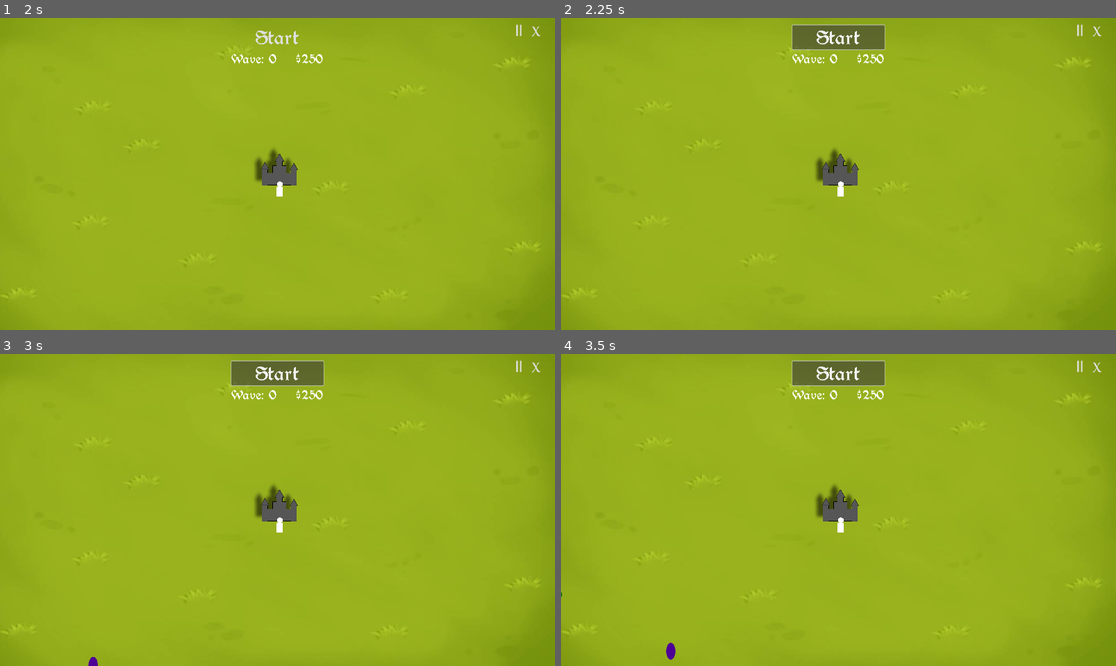
Above: before the commit, frames 1-4 (two rows, left to right).
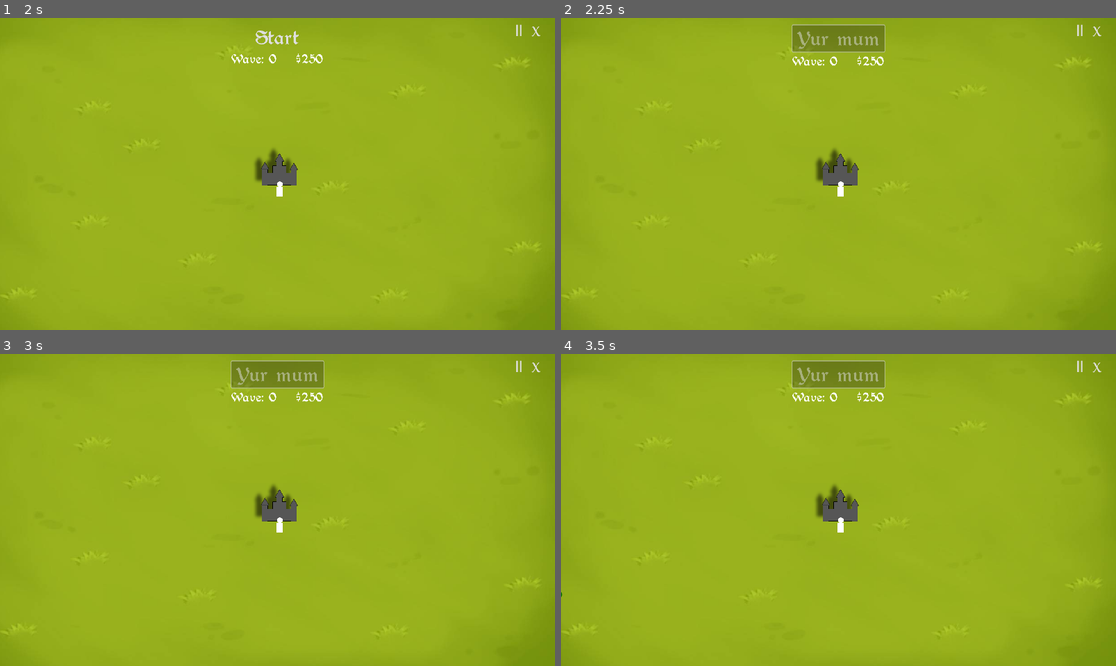
Above: after the commit, the same moments.

Repository: therealallaner/Fantasy-Tower-Defense
Game: Godot game, scene res://Scenes/TitleScreen.tscn
The game is run twice, just before and just after one commit, with the same random seed, the same clock (stepped at 60 frames per second) and the same inputs.
Inputs (mouse positions are in pixels of both pictures, inside the frame that each line leads up to):
- Up to frame 1 (2 s): click "Play" at 0.5 s; click "Army 1" at 1.25 s
- Up to frame 2 (2.25 s): click "Start" at 2 s
- Up to frame 3 (3 s): click (277, 372) at 2.75 s, where only the run before the commit has a clickable "Start"
- Up to frame 4 (3.5 s): no input

Frame 1 is identical in both runs. In frame 2, 1.2% of the frame differs, in the area x 41-59%, y 2-16%; in frame 3, 1.3%; in frame 4, 1.3%, in the area x 18-59%, y 2-98%.

Commit message:
Added waveisactive controller

Diff:
--- a/Scripts/Classes/Units.gd
+++ b/Scripts/Classes/Units.gd
@@ -19,6 +19,10 @@
 
 func _process(delta):
 	if HP <= 0:
+		HP = 0
+		if isenemy:
+			var EnemyList = get_parent().get_node("SpawnController").CurrentEnemies
+			EnemyList.remove_at(EnemyList.find(self))
 		queue_free()
 
 func _physics_process(delta):
--- a/Scripts/Game UI.gd
+++ b/Scripts/Game UI.gd
@@ -23,6 +23,12 @@
 
 func _process(delta):
 	Money.text = "$" + str(Global.PlayerMoney)
+	if Global.WaveisActive:
+		WaveButton.text = "Yur mum"
+		WaveButton.disabled = true
+	else:
+		WaveButton.text = "Start"
+		WaveButton.disabled = false
 
 func Check_Troops():
 	var max = Global.SelectedCommander.max_troop_command
--- a/Scripts/Global.gd
+++ b/Scripts/Global.gd
@@ -9,3 +9,5 @@
 var XbowCost = 75
 var CaptainHousing = -2
 var CaptainCost = 150
+
+var WaveisActive = false
--- a/Scripts/Spawner.gd
+++ b/Scripts/Spawner.gd
@@ -7,8 +7,10 @@
 @onready var gobbyspacer = $GoblinSpacer
 @onready var sorcspacer = $SorcSpacer
 
+var CurrentEnemies = []
+
 var gobbycount = 5
-var sorccount = 2
+var sorccount = 0
 var g_spacer = false
 var s_spacer = false
 var spawners = []
@@ -17,6 +19,11 @@
 	for s in get_parent().get_node("Wave 1").get_children():
 		spawners.append(s.global_position)
 
+func _process(delta):
+	if CurrentEnemies:
+		Global.WaveisActive = true
+	else:
+		Global.WaveisActive = false
 
 func GobbySpawn():
 	for i in range(gobbycount):
@@ -26,6 +33,7 @@
 		var targetpos = s
 		instance.position = targetpos
 		get_parent().add_child(instance)
+		CurrentEnemies.append(instance)
 		gobbyspacer.start()
 		g_spacer = true
 		while g_spacer:
@@ -39,6 +47,7 @@
 		var targetpos = s
 		instance.position = targetpos
 		get_parent().add_child(instance)
+		CurrentEnemies.append(instance)
 		sorcspacer.start()
 		s_spacer = true
 		while s_spacer:
